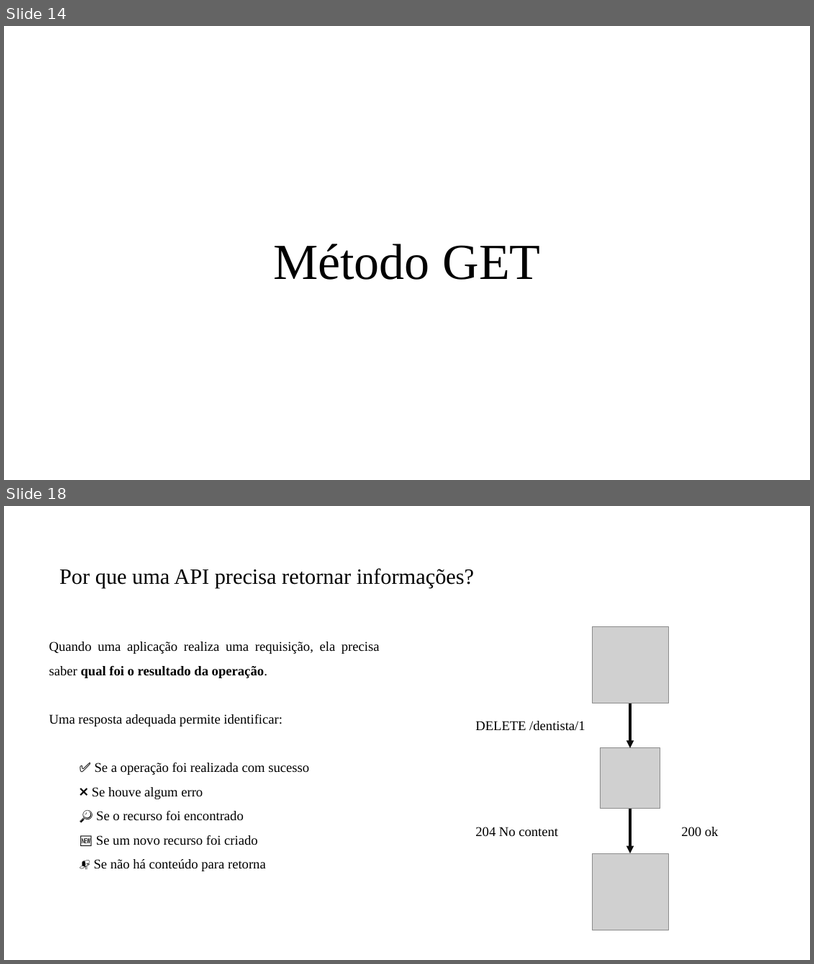
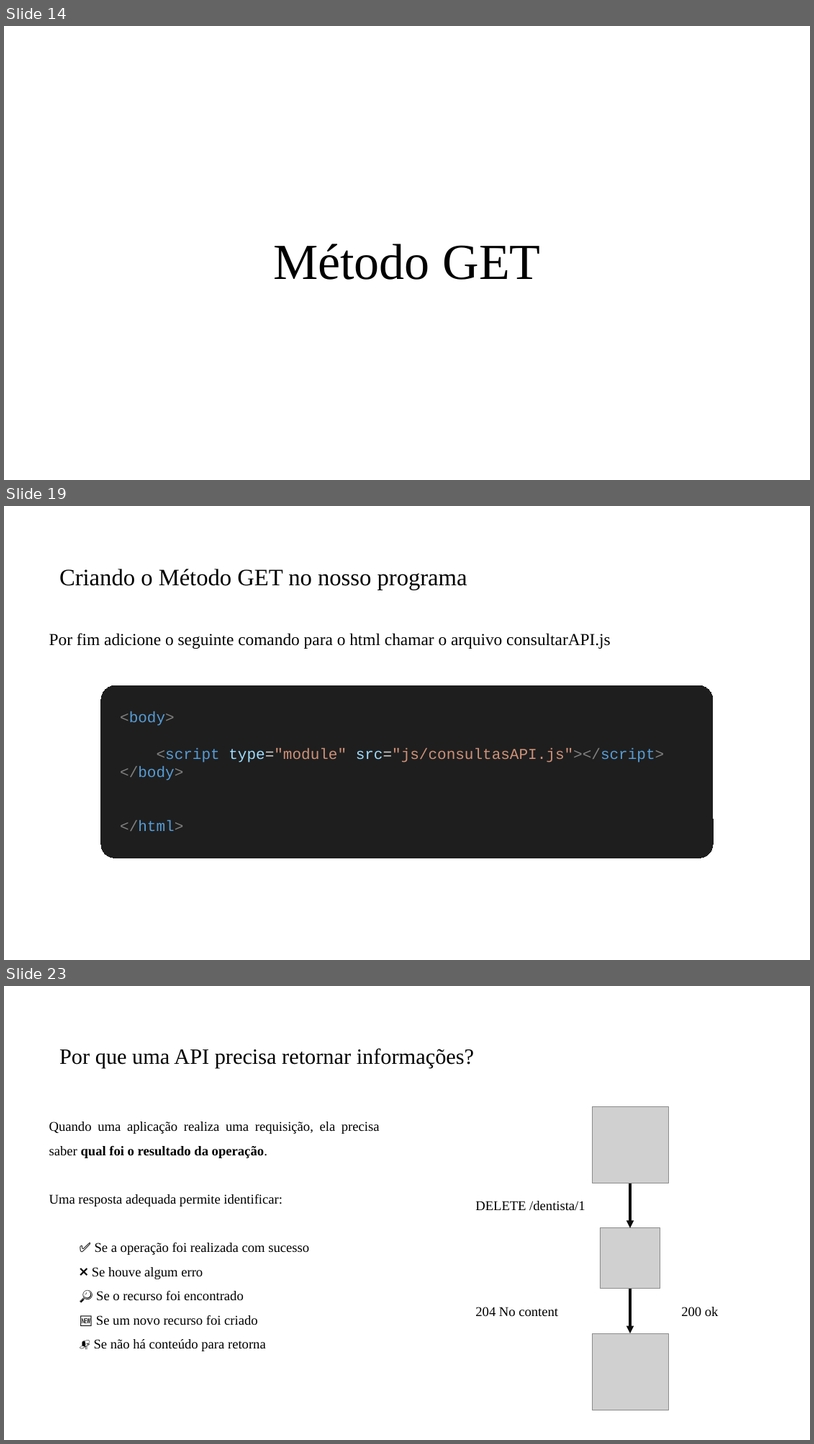
Before and after one commit to PedroMiho/UMC, a slide deck: SI/Programação para Internet/Módulo 2 - JavaScript/Aula03 - Implementado o CRUD/Implementando CRUD.pptx. Shown one above the other, each under a label of ours: slides 14 and 18 before the commit, slides 14, 19 and 23 after it; the slides between them are not shown. The pictures are 814x964 and 814x1444 pixels, drawn with LibreOffice and Linux fonts; fonts in the diff are those of the drawing; grey boxes stand for pictures; background and template pictures are left out. Boxes give left, top, right and bottom in pixels: in the first picture for what was removed or moved away, otherwise in the second. Text is boxed around its words. In the diff, an @@ line names an element or a change of style, - is before the commit and + after.

```diff
--- a/SI/Programação para Internet/Módulo 2 - JavaScript/Aula03 - Implementado o CRUD/Implementando CRUD.pptx
+++ b/SI/Programação para Internet/Módulo 2 - JavaScript/Aula03 - Implementado o CRUD/Implementando CRUD.pptx
@@ slide 19 added at bbox=[4, 506, 810, 960], background #FFFFFF @@
@@ title added at bbox=[59, 569, 468, 590], 28 pt, text #000000 @@
+Criando o Método GET no nosso programa
@@ text added at bbox=[49, 633, 611, 649], 20 pt, text #000000 @@
+Por fim adicione o seguinte comando para o html chamar o arquivo consultarAPI.js
@@ rounded rectangle added at bbox=[101, 686, 714, 858], fill #1E1E1E, outline #1E1E1E 0.75 pt @@
@@ text added at bbox=[120, 711, 664, 831], 18 pt, text #CE9178 @@
+<body>
+<script type="module" src="js/consultasAPI.js"></script>
+</body>
+</html>
@@ what was slide 18 is now slide 23 @@
```
Also in this commit, not shown: 1 slide changed, 4 other slides added, 3 other files.
